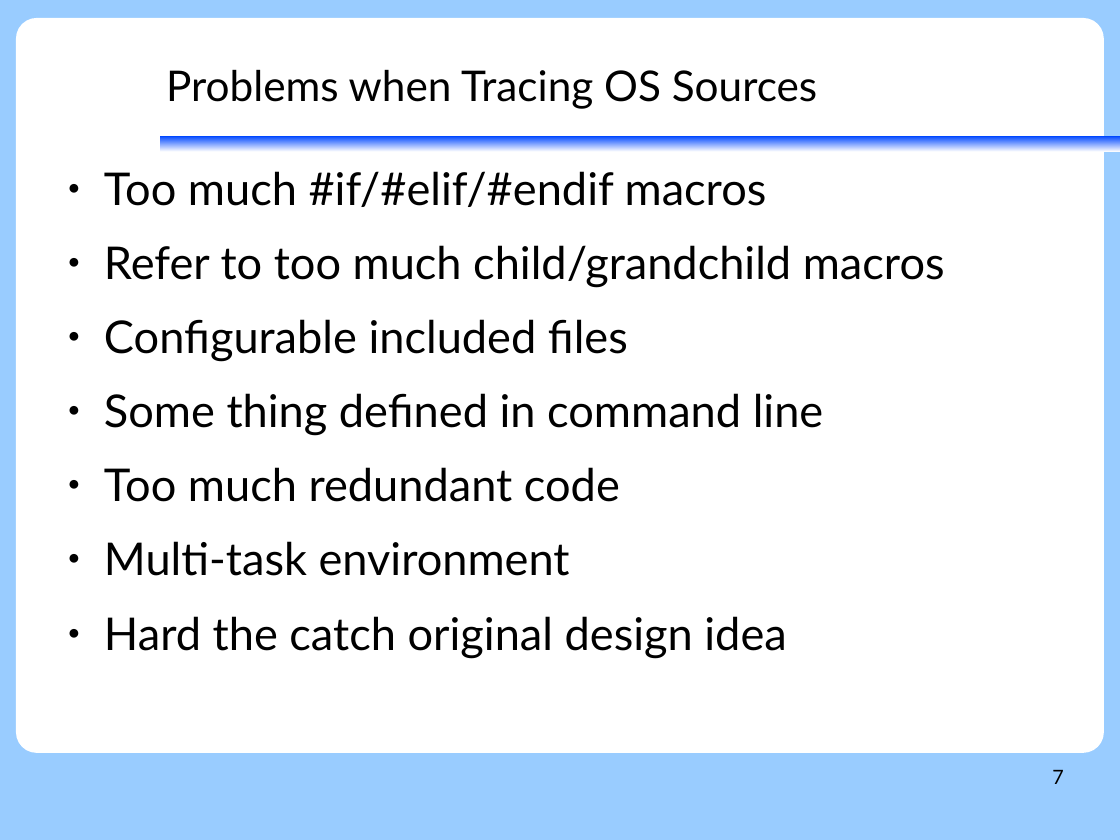
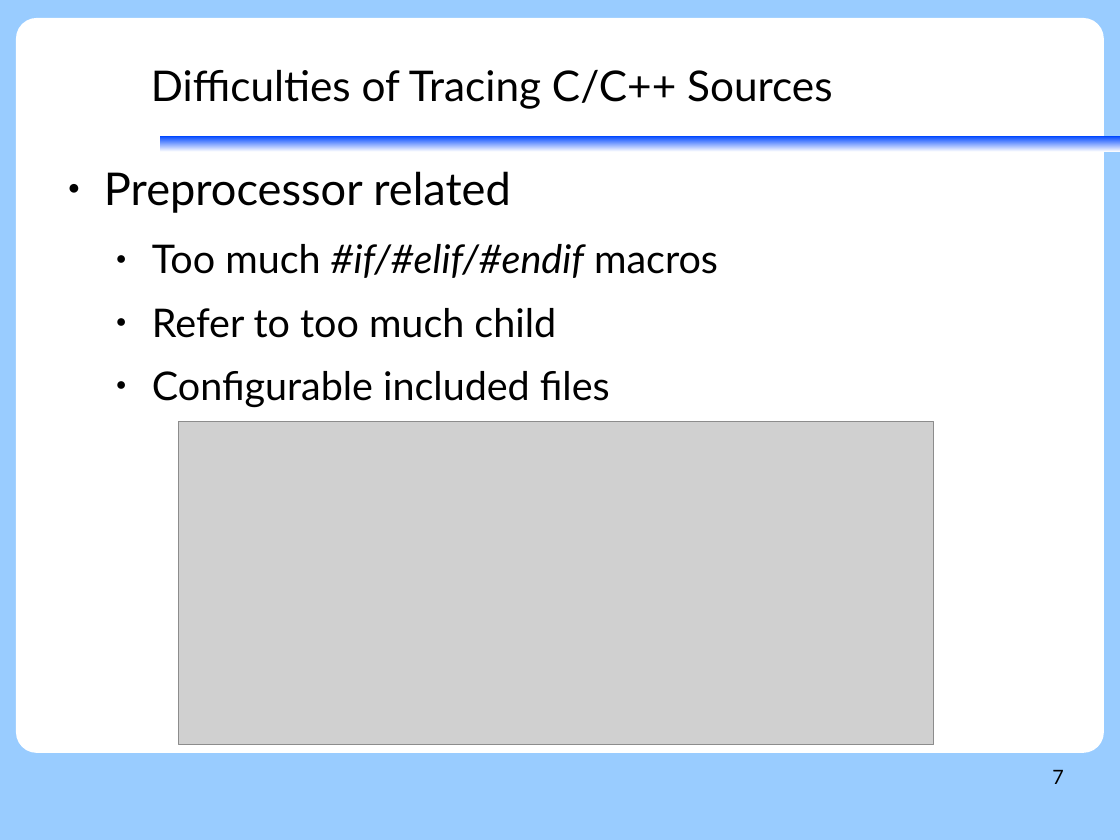
Before and after one commit to vh21/documents, a slide deck: slide 7 of linux/trace-code-tips.odp. Drawn at 1120x840 pixels with LibreOffice and Linux fonts; fonts in the diff are those of the drawing; grey boxes stand for pictures; background and template pictures are left out. Boxes give left, top, right and bottom in pixels: in the first picture for what was removed or moved away, otherwise in the second. Text is boxed around its words. In the diff, an @@ line names an element or a change of style, - is before the commit and + after.

```diff
--- a/linux/trace-code-tips.odp
+++ b/linux/trace-code-tips.odp
@@ title at (151, 69, 832, 109): text changed @@
-Problems when Tracing OS Sources
+Difficulties of Tracing C/C++ Sources
@@ text at (104, 171, 511, 213): paragraph added @@
+● Preprocessor related
@@ text at (152, 244, 718, 408): size 32 to 28 pt in "Too much #if/#elif/#endif macros", "Configurable included files"; italic on in "#if/#elif/#endif"; list level 1 to 2 in "Too much #if/#elif/#endif macros"; list level 1 to 2 in "Configurable included files" @@
@@ text at (152, 308, 556, 338): text changed; size 32 to 28 pt @@
-● Refer to too much child/grandchild macros
+  ● Refer to too much child
@@ text at (104, 393, 824, 659): paragraphs removed @@
-● Some thing defined in command line
-● Too much redundant code
-● Multi-task environment
-● Hard the catch original design idea
@@ picture added at (179, 422, 934, 745) @@
```
Also in this commit, not shown: 18 other slides changed, 5 slides added, 4 slides removed.
